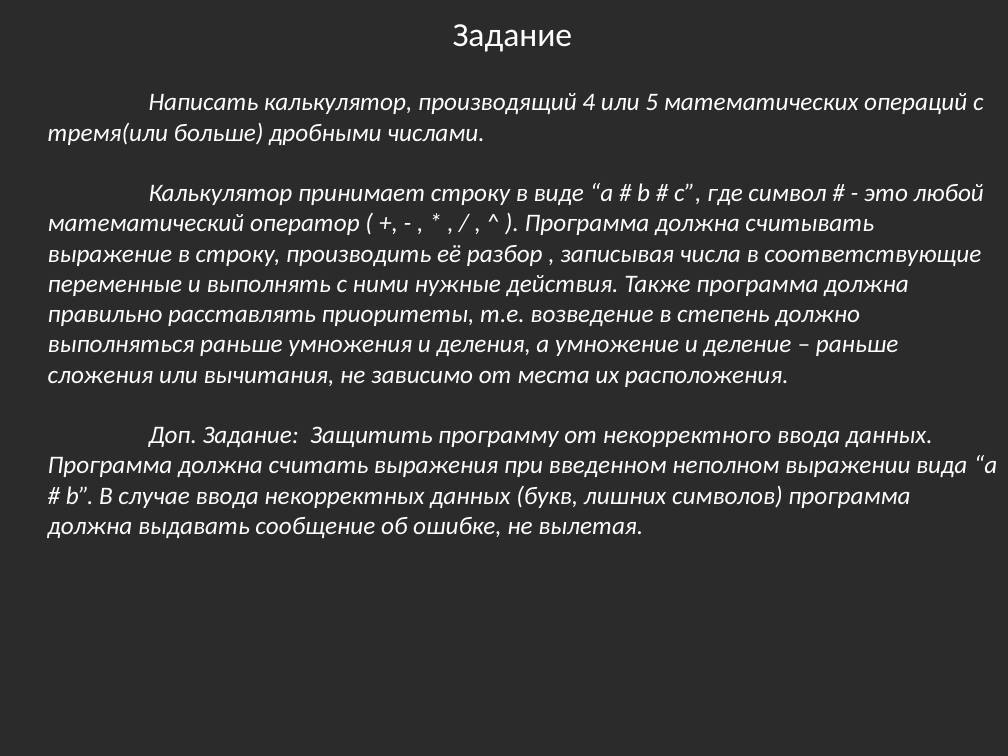
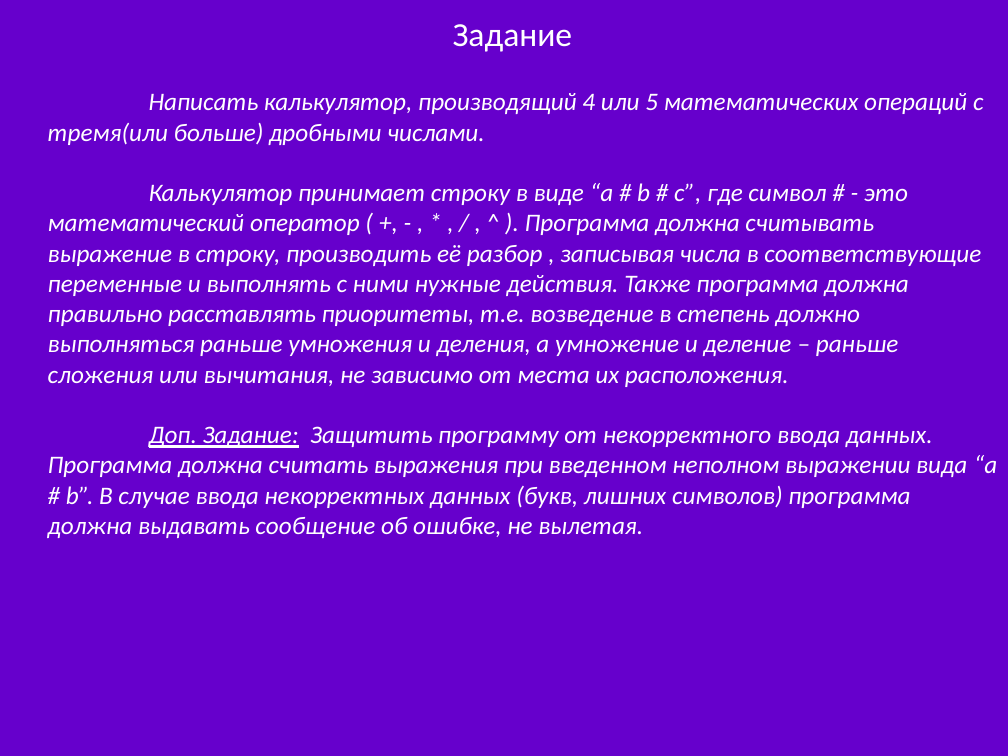
Before and after one commit to bazile/Training, a slide deck: slide 32 of Presentation/lesson-01.pptx. Drawn at 1008x756 pixels with LibreOffice and Linux fonts; fonts in the diff are those of the drawing; background and template pictures are left out; a plain dark background stands for a picture behind light text. Boxes give left, top, right and bottom in pixels: in the first picture for what was removed or moved away, otherwise in the second. Text is boxed around its words. In the diff, an @@ line names an element or a change of style, - is before the commit and + after.

```diff
--- a/Presentation/lesson-01.pptx
+++ b/Presentation/lesson-01.pptx
@@ background picture (left out) to #6600CC @@
@@ text at bbox=[48, 183, 981, 387]: text changed @@
-Калькулятор принимает строку в виде “a # b # c”, где символ # - это любой математический оператор ( +, - , * , / , ^ ). Программа должна считывать выражение в строку, производить её разбор , записывая числа в соответствующие переменные и выполнять с ними нужные действия. Также программа должна правильно расставлять приоритеты, т.е. возведение в степень должно выполняться раньше умножения и деления, а умножение и деление – раньше сложения или вычитания, не зависимо от места их расположения.
+Калькулятор принимает строку в виде “a # b # c”, где символ # - это математический оператор ( +, - , * , / , ^ ). Программа должна считывать выражение в строку, производить её разбор , записывая числа в соответствующие переменные и выполнять с ними нужные действия. Также программа должна правильно расставлять приоритеты, т.е. возведение в степень должно выполняться раньше умножения и деления, а умножение и деление – раньше сложения или вычитания, не зависимо от места их расположения.
@@ text at bbox=[48, 426, 997, 538]: underline on in "Доп. Задание:" @@
```
Also in this commit, not shown: 21 other files.
